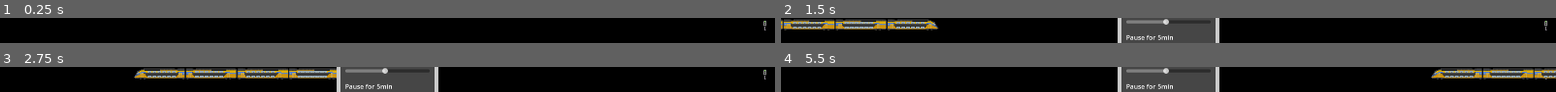
Above: before the commit, frames 1-4 (two rows, left to right).
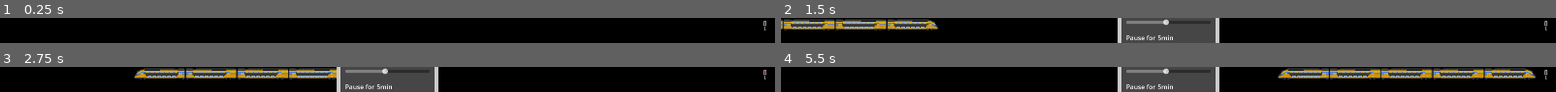
Above: after the commit, the same moments.

Repository: RedSPINE/train-productivity-app
Game: Godot game, scene res://scenes/main_scene.tscn
The game is run twice, just before and just after one commit, with the same random seed, the same clock (stepped at 60 frames per second) and the same inputs.
Inputs (mouse positions are in pixels of both pictures, inside the frame that each line leads up to):
- Up to frame 1 (0.25 s): no input
- Up to frame 2 (1.5 s): click (1548, 25) at 0.5 s; click (1548, 25) at 1.25 s
- Up to frame 3 (2.75 s): click (767, 74) at 2 s
- Up to frame 4 (5.5 s): no input

The runs differ from the first frame. In frame 1, less than 0.1% of the frame differs, in the area x 98-99%, y 11-24%; in frame 2, 0.6%; in frame 3, 0.6%; in frame 4, 12%, in the area x 44-100%, y 3-89%.

Commit message:
Train can always leave after dingding

Diff:
--- a/scenes/main_scene.tscn
+++ b/scenes/main_scene.tscn
@@ -15,9 +15,9 @@
 
 [sub_resource type="Resource" id="Resource_e1cbu"]
 script = ExtResource("2_6wevv")
-loops_for_pause = 2
-loop_duration = 30.0
-pause_duration = 10.0
+loops_for_pause = 0
+loop_duration = 10.0
+pause_duration = 5.0
 window_height = 32
 metadata/_custom_type_script = "uid://bnoinmke2gamo"
 
--- a/scenes/settings_window.tscn
+++ b/scenes/settings_window.tscn
@@ -45,7 +45,7 @@
 [node name="Window" type="Window" node_paths=PackedStringArray("loops_label", "loops_slider", "loop_time_label", "loop_time_slider", "pause_time_label", "pause_time_slider", "window_height_label", "window_height_slider")]
 transparent_bg = true
 initial_position = 1
-size = Vector2i(250, 500)
+size = Vector2i(250, 385)
 unresizable = true
 borderless = true
 always_on_top = true
--- a/scripts/events_autoload.gd
+++ b/scripts/events_autoload.gd
@@ -2,7 +2,7 @@
 class_name EventsAutoload
 
 
-var config : Config:
+var config: Config:
 	get:
 		if config == null:
 			config = Config.new().load_save()
--- a/scripts/game_manager.gd
+++ b/scripts/game_manager.gd
@@ -19,7 +19,9 @@
 ## Called after everything is instantiated.
 func _ready() -> void:
 	# Setup internal var
-	if not conf or not Engine.is_editor_hint():
+	if conf and OS.has_feature("editor"):
+		pass
+	else:
 		_update_values()
 	loop_timer = conf.loop_duration
 	loop_count = -1 # first passing doesn't count towards loop
@@ -36,7 +38,7 @@
 	# Update internal counter
 	if not is_pause:
 		loop_timer += delta
-	elif pause_timer < conf.pause_duration:
+	elif pause_timer < conf.pause_duration and not train.can_resume:
 		pause_timer += delta
 		train.can_resume = pause_timer >= conf.pause_duration
 		if train.can_resume:
